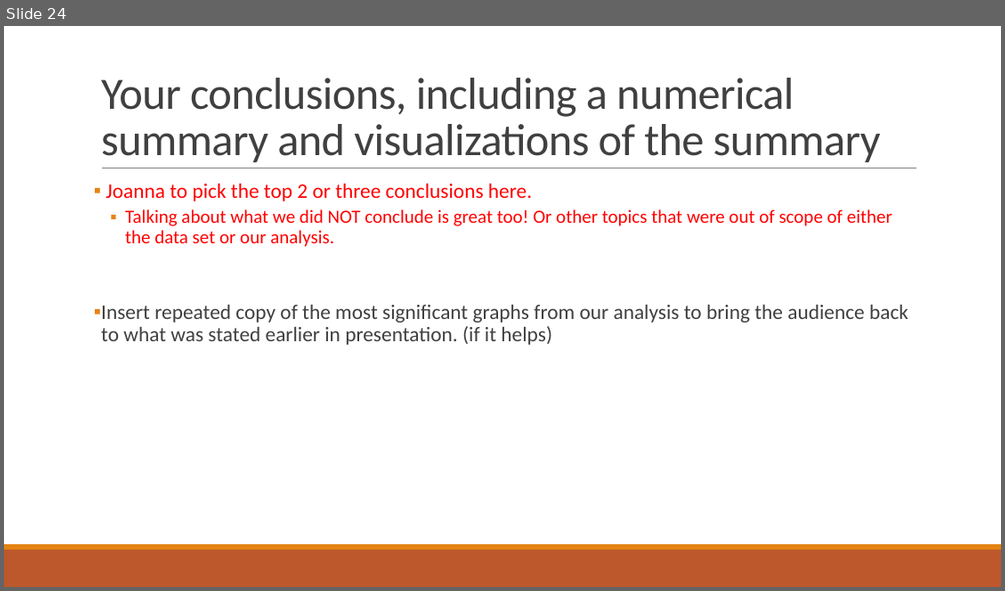
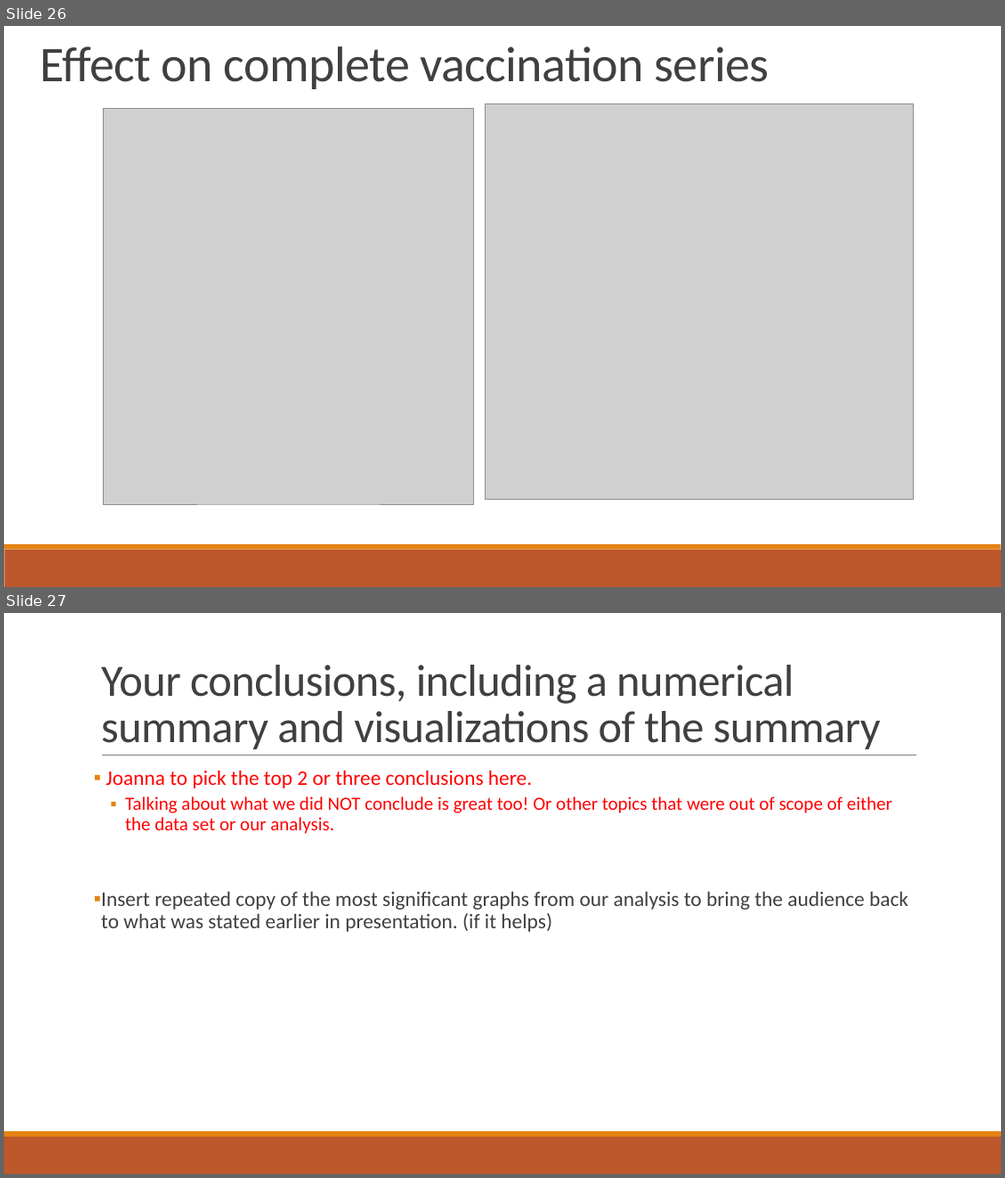
Before and after one commit to Evdawg/Project_1_Covid_Data, a slide deck: Project notes.pptx. Shown one above the other, each under a label of ours: slide 24 before the commit, slides 26 and 27 after it. The pictures are 1005x591 and 1005x1178 pixels, drawn with LibreOffice and Linux fonts; fonts in the diff are those of the drawing; grey boxes stand for pictures. Boxes give left, top, right and bottom in pixels: in the first picture for what was removed or moved away, otherwise in the second. Text is boxed around its words. In the diff, an @@ line names an element or a change of style, - is before the commit and + after.

```diff
--- a/Project notes.pptx
+++ b/Project notes.pptx
@@ slide 26 added at [4, 26, 1001, 587], background #FFFFFF; not listed: 2 template elements that a slide beside it also shows @@
@@ text added at [40, 46, 769, 89], 48 pt, text #404040 @@
+Effect on complete vaccination series
@@ picture added at [485, 103, 914, 499] @@
@@ picture added at [104, 109, 474, 505] @@
@@ what was slide 24 is now slide 27 @@
```
Also in this commit, not shown: 3 other slides added, 1 slide removed, 1 other file.
